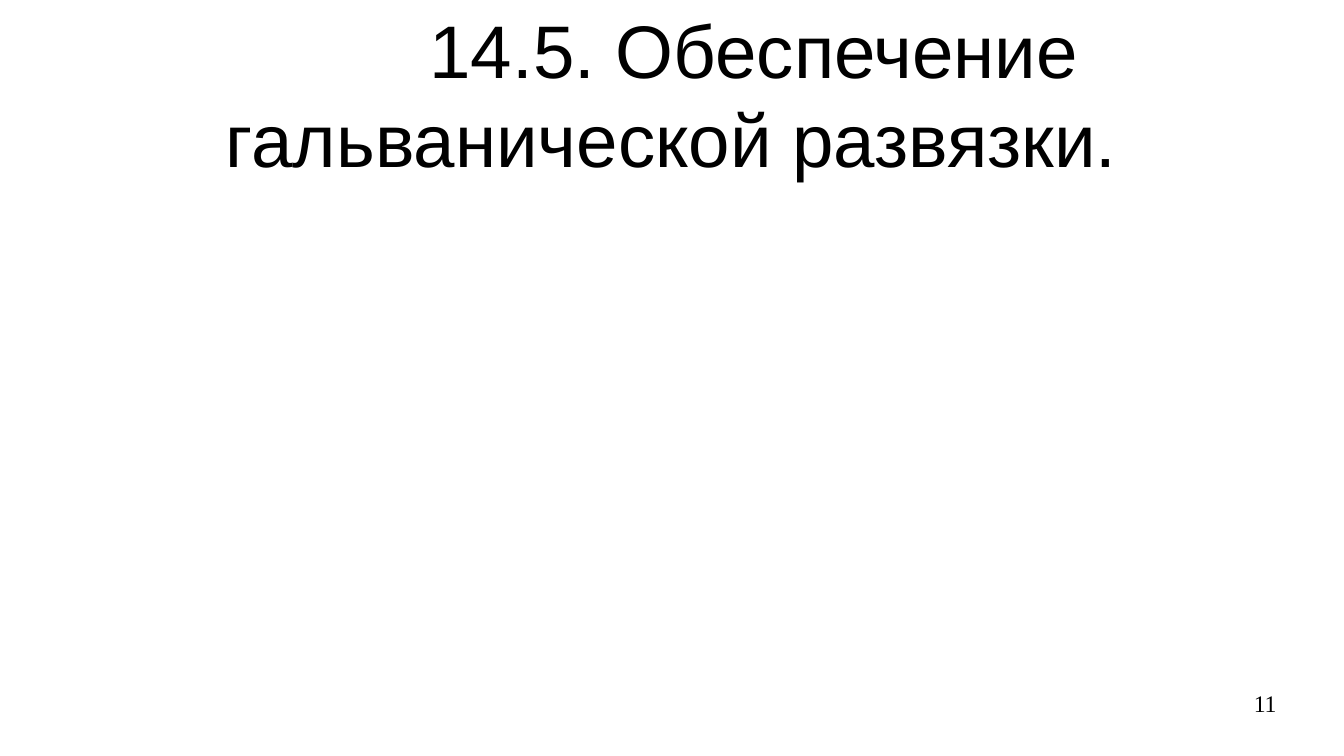
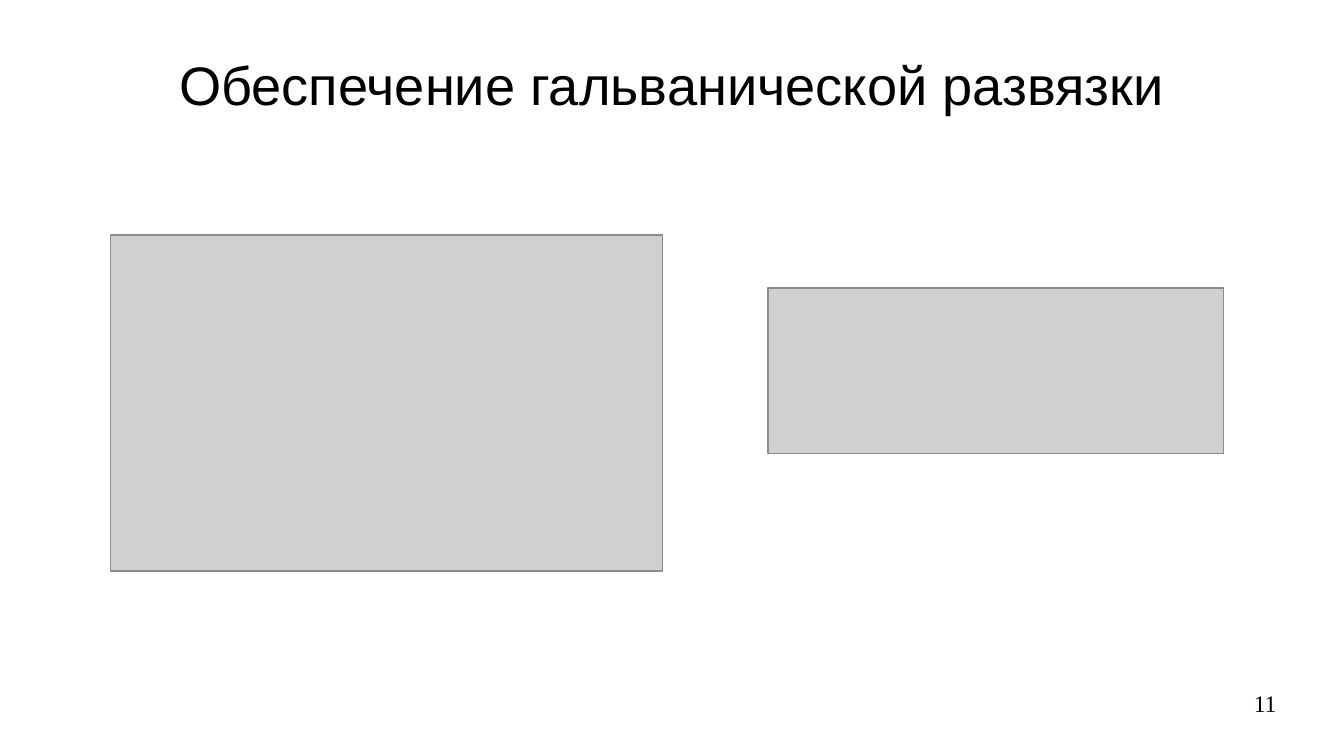
Before and after one commit to steelcraft/stud-lab, a slide deck: slide 11 of Лекции/СBDS01#L8.odp. Drawn at 1344x756 pixels with LibreOffice and Linux fonts; fonts in the diff are those of the drawing; grey boxes stand for pictures. Boxes give left, top, right and bottom in pixels: in the first picture for what was removed or moved away, otherwise in the second. Text is boxed around its words. In the diff, an @@ line names an element or a change of style, - is before the commit and + after.

```diff
--- a/Лекции/СBDS01#L8.odp
+++ b/Лекции/СBDS01#L8.odp
@@ title at box(179, 64, 1163, 115): text changed; size 44 to 32 pt @@
-14.5. Обеспечение гальванической развязки.
+Обеспечение гальванической развязки
@@ picture added at box(111, 235, 663, 572) @@
@@ picture added at box(768, 288, 1224, 454) @@
```
Also in this commit, not shown: 5 other slides changed.
